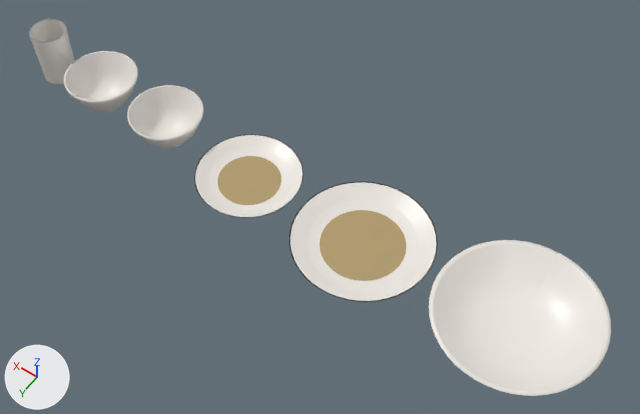
The glTF model public/modelos/COL-02.glb, before and after one commit.
The view is the same before and after, from a 50 mm lens placed at (-0.669, 0.82, 1.332), pointed at (-0.077, -0.008, 0.031). Lighting does not change. The marker at lower left points along +X, +Y and +Z. The first picture is the older version. Where no turn or scale is listed for an object, it has been applied to the vertices.

Script lines for the objects in view, before the commit:
```python
ob_mesh_0 = bpy.data.objects.new('Mesh_0', me_mesh_0)
ob_mesh_0.location = (-0.49, 0.0, 0.0)
ob_mesh_1 = bpy.data.objects.new('Mesh_1', me_mesh_1)
ob_mesh_1.location = (-0.18, 0.0, 0.0)
ob_mesh_2 = bpy.data.objects.new('Mesh_2', me_mesh_2)
ob_mesh_2.location = (-0.18, 0.0, 0.004)
ob_mesh_3 = bpy.data.objects.new('Mesh_3', me_mesh_3)
ob_mesh_3.location = (0.085, 0.0, 0.0)
ob_mesh_4 = bpy.data.objects.new('Mesh_4', me_mesh_4)
ob_mesh_4.location = (0.085, 0.0, 0.004)
ob_mesh_5 = bpy.data.objects.new('Mesh_5', me_mesh_5)
ob_mesh_5.location = (0.29, 0.0, 0.0)
ob_mesh_6 = bpy.data.objects.new('Mesh_6', me_mesh_6)
ob_mesh_6.location = (0.465, 0.0, 0.0)
ob_mesh_7 = bpy.data.objects.new('Mesh_7', me_mesh_7)
ob_mesh_7.location = (0.602, 0.0, 0.0)
```
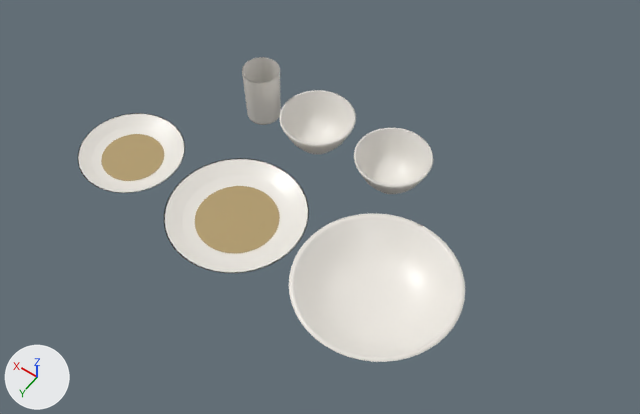
Boxes [x1, y1, x2, y2] around the edits, measured in the pictures (640 x 414 px):
'Mesh_0', moved
    before: [429, 240, 611, 396]
    after: [289, 213, 465, 362]
'Mesh_1', moved
    before: [289, 182, 438, 302]
    after: [164, 158, 309, 273]
'Mesh_2', moved
    before: [320, 210, 406, 281]
    after: [195, 186, 280, 253]
'Mesh_3', moved
    before: [194, 134, 303, 218]
    after: [78, 113, 185, 193]
'Mesh_5', moved
    before: [127, 85, 204, 149]
    after: [354, 127, 433, 194]
'Mesh_6', moved
    before: [64, 51, 138, 112]
    after: [279, 90, 356, 154]
'Mesh_4', moved
    before: [218, 156, 281, 205]
    after: [101, 134, 164, 181]
'Mesh_7', moved
    before: [29, 19, 75, 85]
    after: [242, 57, 281, 125]

What the commit changed:
Object 'Mesh_0' (ob_mesh_0) moves from (-0.49, 0.0, 0.0) to (-0.265, 0.088, 0.0).
Object 'Mesh_1' (ob_mesh_1) moves from (-0.18, 0.0, 0.0) to (0.045, 0.088, 0.0).
Object 'Mesh_2' (ob_mesh_2) moves from (-0.18, 0.0, 0.004) to (0.045, 0.088, 0.004).
Object 'Mesh_3' (ob_mesh_3) moves from (0.085, 0.0, 0.0) to (0.31, 0.088, 0.0).
Object 'Mesh_4' (ob_mesh_4) moves from (0.085, 0.0, 0.004) to (0.31, 0.088, 0.004).
Object 'Mesh_5' (ob_mesh_5) moves from (0.29, 0.0, 0.0) to (-0.138, -0.162, 0.0).
Object 'Mesh_6' (ob_mesh_6) moves from (0.465, 0.0, 0.0) to (0.038, -0.162, 0.0).
Object 'Mesh_7' (ob_mesh_7) moves from (0.602, 0.0, 0.0) to (0.175, -0.162, 0.0).
